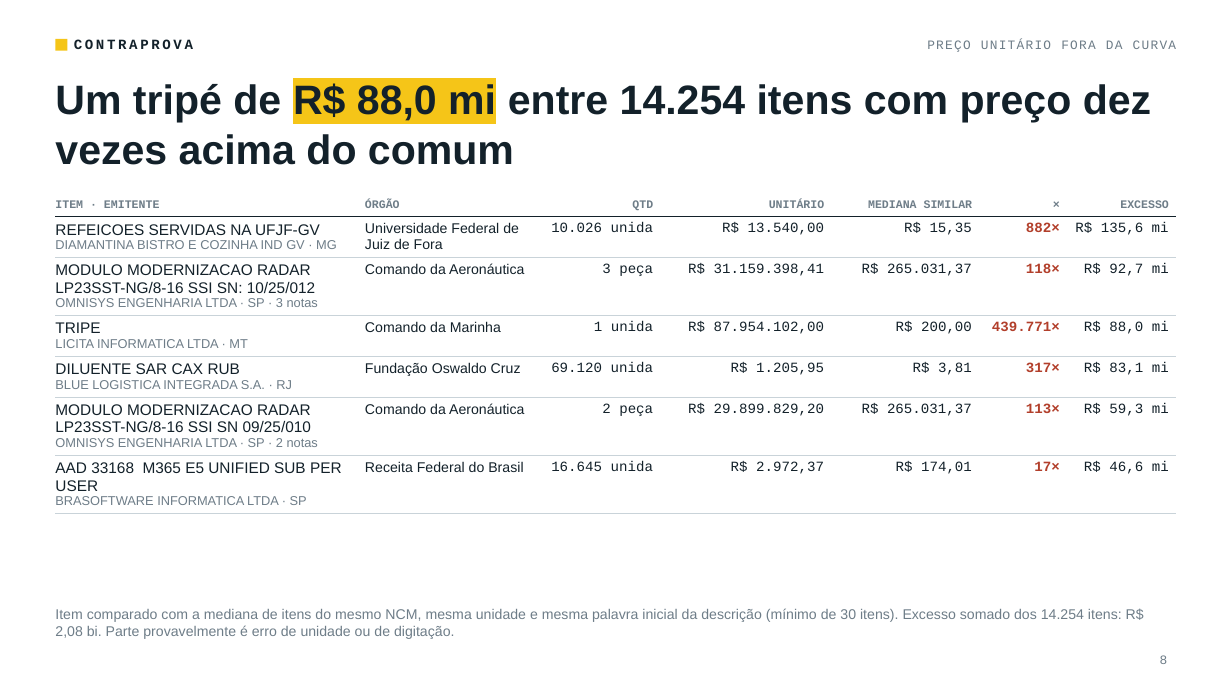
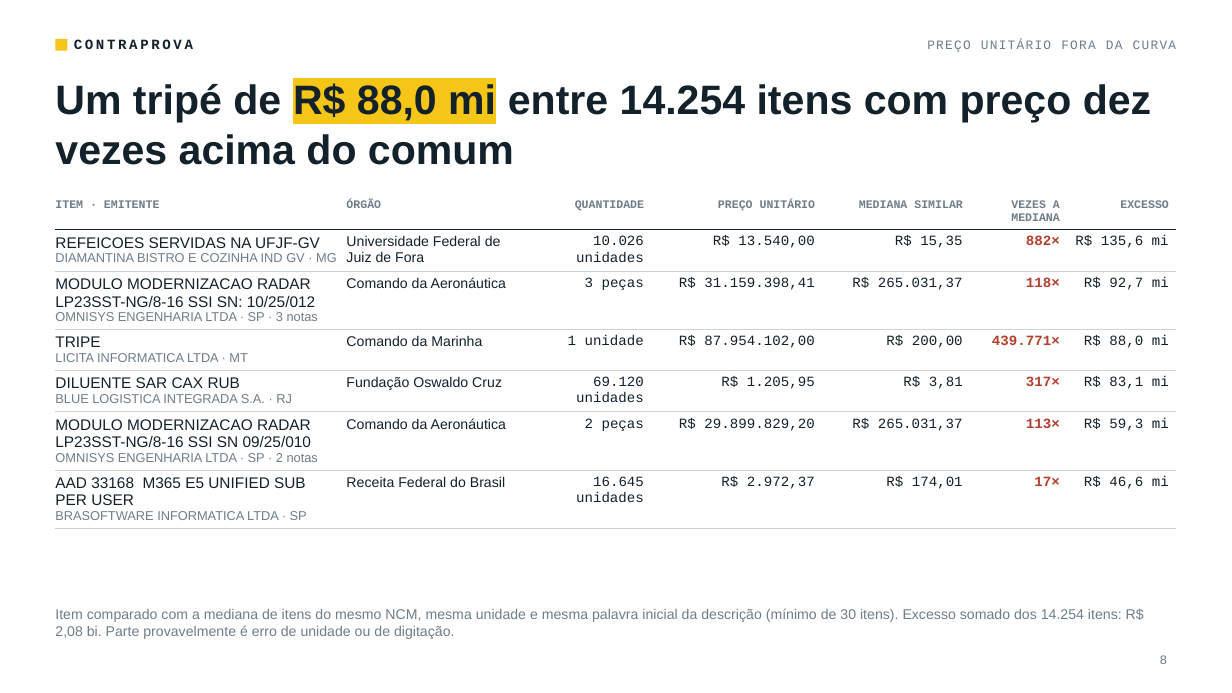
Before and after one commit to gustavo-rossin/projeto_contraprova_pos, a slide deck: slide 8 of apresentacao/contraprova_nfe.pptx. Drawn at 1232x693 pixels with LibreOffice and Linux fonts; fonts in the diff are those of the drawing. Boxes give left, top, right and bottom in pixels: in the first picture for what was removed or moved away, otherwise in the second. Text is boxed around its words. In the diff, an @@ line names an element or a change of style, - is before the commit and + after.

Commit message:
Ajuste de apresentação de tabelas

```diff
--- a/apresentacao/contraprova_nfe.pptx
+++ b/apresentacao/contraprova_nfe.pptx
@@ table at (55, 194, 1177, 524) @@
-row 1: ITEM · EMITENTE | ÓRGÃO | QTD | UNITÁRIO | MEDIANA SIMILAR | × | EXCESSO
+row 1: ITEM · EMITENTE | ÓRGÃO | QUANTIDADE | PREÇO UNITÁRIO | MEDIANA SIMILAR | VEZES A MEDIANA | EXCESSO
-row 2, column 3: 10.026 unida
+row 2, column 3: 10.026 unidades
-row 3, column 3: 3 peça
+row 3, column 3: 3 peças
-row 4, column 3: 1 unida
+row 4, column 3: 1 unidade
-row 5, column 3: 69.120 unida
+row 5, column 3: 69.120 unidades
-row 6, column 3: 2 peça
+row 6, column 3: 2 peças
-row 7, column 3: 16.645 unida
+row 7, column 3: 16.645 unidades
```
Also in this commit, not shown: 3 other files.
